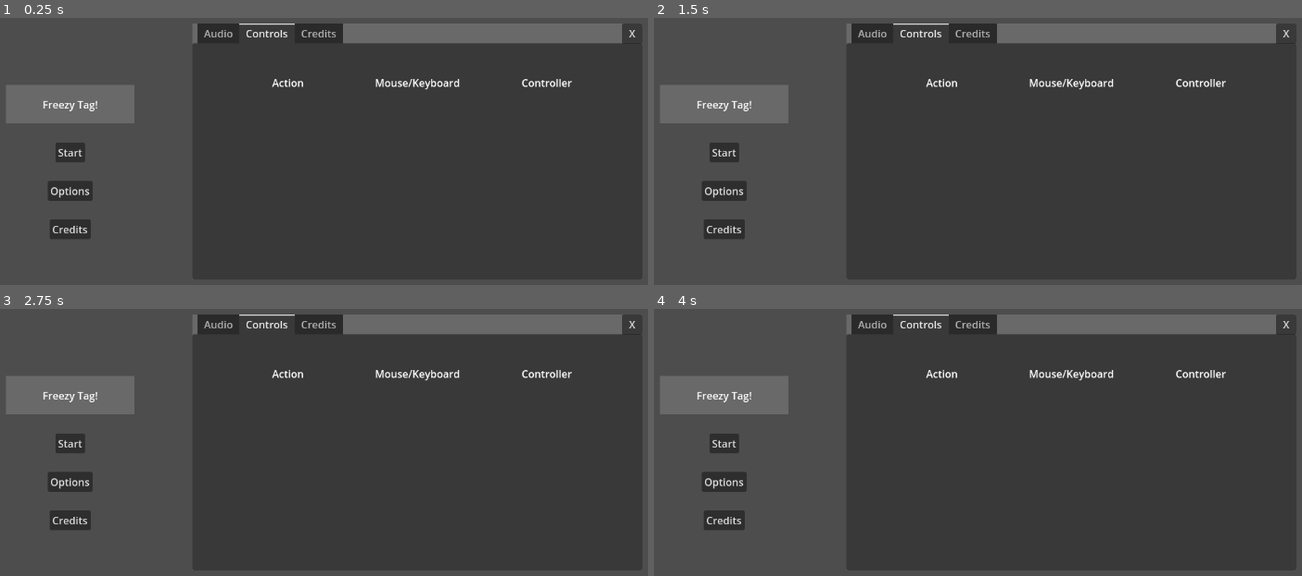
Above: before the commit, frames 1-4 (two rows, left to right).
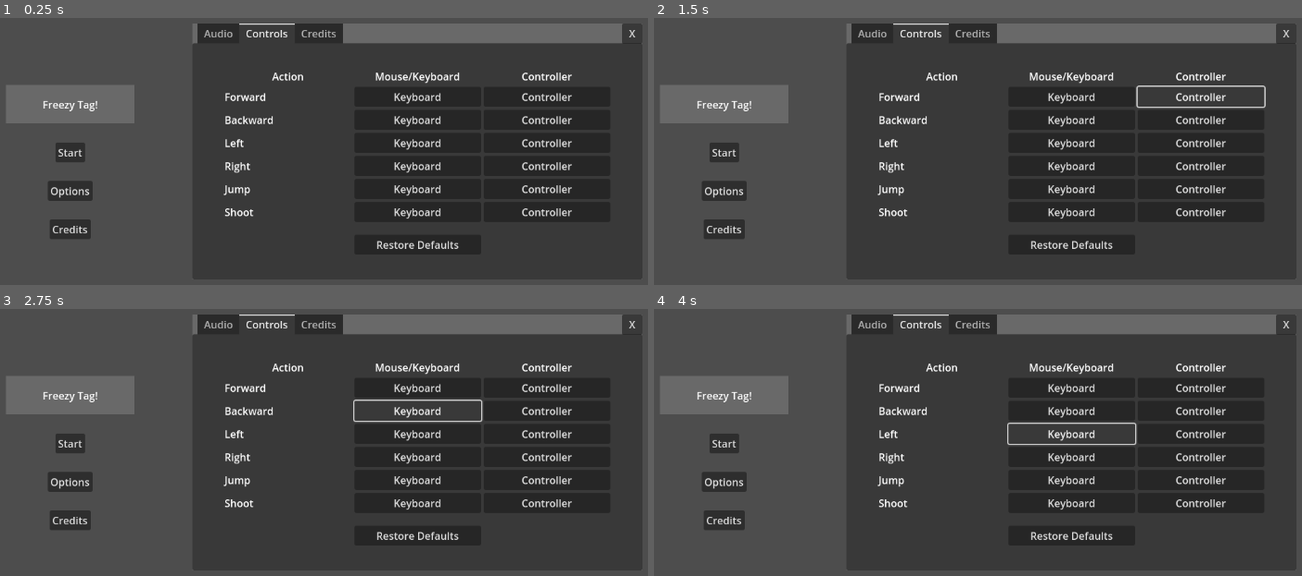
Above: after the commit, the same moments.

Repository: HappyFork/gwj76
Game: Godot game, scene res://scenes/title_menu.tscn
The game is run twice, just before and just after one commit, with the same random seed, the same clock (stepped at 60 frames per second) and the same inputs. The project has no main scene, so this scene is started directly.
Inputs (mouse positions are in pixels of both pictures, inside the frame that each line leads up to):
- Up to frame 1 (0.25 s): no input
- Up to frame 2 (1.5 s): click (1068, 95) at 0.5 s, where only the run after the commit has a clickable "Keyboard"; click (1198, 95) at 1.25 s, where only the run after the commit has a clickable "Controller"
- Up to frame 3 (2.75 s): click (414, 410) at 2 s, where only the run after the commit has a clickable "Keyboard"
- Up to frame 4 (4 s): click (1198, 410) at 2.75 s, where only the run after the commit has a clickable "Controller"; click (1068, 434) at 3.5 s, where only the run after the commit has a clickable "Keyboard"

The runs differ from the first frame. In frame 1, 2.9% of the frame differs, in the area x 34-89%, y 20-87%; in frame 2, 3.2%; in frame 3, 3.3%; in frame 4, 3.3%.

Commit message:
Controls menu layout

Diff:
--- a/menus/options.tscn
+++ b/menus/options.tscn
@@ -202,12 +202,13 @@
 grow_horizontal = 2
 grow_vertical = 2
 theme_override_constants/margin_left = 50
-theme_override_constants/margin_top = 50
-theme_override_constants/margin_right = 50
-theme_override_constants/margin_bottom = 50
+theme_override_constants/margin_top = 40
+theme_override_constants/margin_right = 50
+theme_override_constants/margin_bottom = 40
 
 [node name="GridContainer" type="GridContainer" parent="CenterContainer/ColorRect/TabContainer/Controls/MarginContainer"]
 layout_mode = 2
+theme_override_constants/v_separation = 5
 columns = 3
 
 [node name="Label" type="Label" parent="CenterContainer/ColorRect/TabContainer/Controls/MarginContainer/GridContainer"]
@@ -227,6 +228,95 @@
 size_flags_horizontal = 3
 text = "Controller"
 horizontal_alignment = 1
+
+[node name="Label4" type="Label" parent="CenterContainer/ColorRect/TabContainer/Controls/MarginContainer/GridContainer"]
+layout_mode = 2
+text = "Forward"
+
+[node name="Button" type="Button" parent="CenterContainer/ColorRect/TabContainer/Controls/MarginContainer/GridContainer"]
+layout_mode = 2
+text = "Keyboard"
+
+[node name="Button2" type="Button" parent="CenterContainer/ColorRect/TabContainer/Controls/MarginContainer/GridContainer"]
+layout_mode = 2
+text = "Controller"
+
+[node name="Label5" type="Label" parent="CenterContainer/ColorRect/TabContainer/Controls/MarginContainer/GridContainer"]
+layout_mode = 2
+text = "Backward"
+
+[node name="Button3" type="Button" parent="CenterContainer/ColorRect/TabContainer/Controls/MarginContainer/GridContainer"]
+layout_mode = 2
+text = "Keyboard"
+
+[node name="Button4" type="Button" parent="CenterContainer/ColorRect/TabContainer/Controls/MarginContainer/GridContainer"]
+layout_mode = 2
+text = "Controller"
+
+[node name="Label6" type="Label" parent="CenterContainer/ColorRect/TabContainer/Controls/MarginContainer/GridContainer"]
+layout_mode = 2
+text = "Left"
+
+[node name="Button5" type="Button" parent="CenterContainer/ColorRect/TabContainer/Controls/MarginContainer/GridContainer"]
+layout_mode = 2
+text = "Keyboard"
+
+[node name="Button6" type="Button" parent="CenterContainer/ColorRect/TabContainer/Controls/MarginContainer/GridContainer"]
+layout_mode = 2
+text = "Controller"
+
+[node name="Label7" type="Label" parent="CenterContainer/ColorRect/TabContainer/Controls/MarginContainer/GridContainer"]
+layout_mode = 2
+text = "Right"
+
+[node name="Button7" type="Button" parent="CenterContainer/ColorRect/TabContainer/Controls/MarginContainer/GridContainer"]
+layout_mode = 2
+text = "Keyboard"
+
+[node name="Button8" type="Button" parent="CenterContainer/ColorRect/TabContainer/Controls/MarginContainer/GridContainer"]
+layout_mode = 2
+text = "Controller"
+
+[node name="Label8" type="Label" parent="CenterContainer/ColorRect/TabContainer/Controls/MarginContainer/GridContainer"]
+layout_mode = 2
+text = "Jump"
+
+[node name="Button9" type="Button" parent="CenterContainer/ColorRect/TabContainer/Controls/MarginContainer/GridContainer"]
+layout_mode = 2
+text = "Keyboard"
+
+[node name="Button10" type="Button" parent="CenterContainer/ColorRect/TabContainer/Controls/MarginContainer/GridContainer"]
+layout_mode = 2
+text = "Controller"
+
+[node name="Label9" type="Label" parent="CenterContainer/ColorRect/TabContainer/Controls/MarginContainer/GridContainer"]
+layout_mode = 2
+text = "Shoot"
+
+[node name="Button11" type="Button" parent="CenterContainer/ColorRect/TabContainer/Controls/MarginContainer/GridContainer"]
+layout_mode = 2
+text = "Keyboard"
+
+[node name="Button12" type="Button" parent="CenterContainer/ColorRect/TabContainer/Controls/MarginContainer/GridContainer"]
+layout_mode = 2
+text = "Controller"
+
+[node name="Control" type="Control" parent="CenterContainer/ColorRect/TabContainer/Controls/MarginContainer/GridContainer"]
+layout_mode = 2
+
+[node name="Control2" type="Control" parent="CenterContainer/ColorRect/TabContainer/Controls/MarginContainer/GridContainer"]
+custom_minimum_size = Vector2(0, 10)
+layout_mode = 2
+
+[node name="Control3" type="Control" parent="CenterContainer/ColorRect/TabContainer/Controls/MarginContainer/GridContainer"]
+layout_mode = 2
+
+[node name="Control4" type="Control" parent="CenterContainer/ColorRect/TabContainer/Controls/MarginContainer/GridContainer"]
+layout_mode = 2
+
+[node name="Button13" type="Button" parent="CenterContainer/ColorRect/TabContainer/Controls/MarginContainer/GridContainer"]
+layout_mode = 2
+text = "Restore Defaults"
 
 [node name="Credits" type="Control" parent="CenterContainer/ColorRect/TabContainer"]
 visible = false
